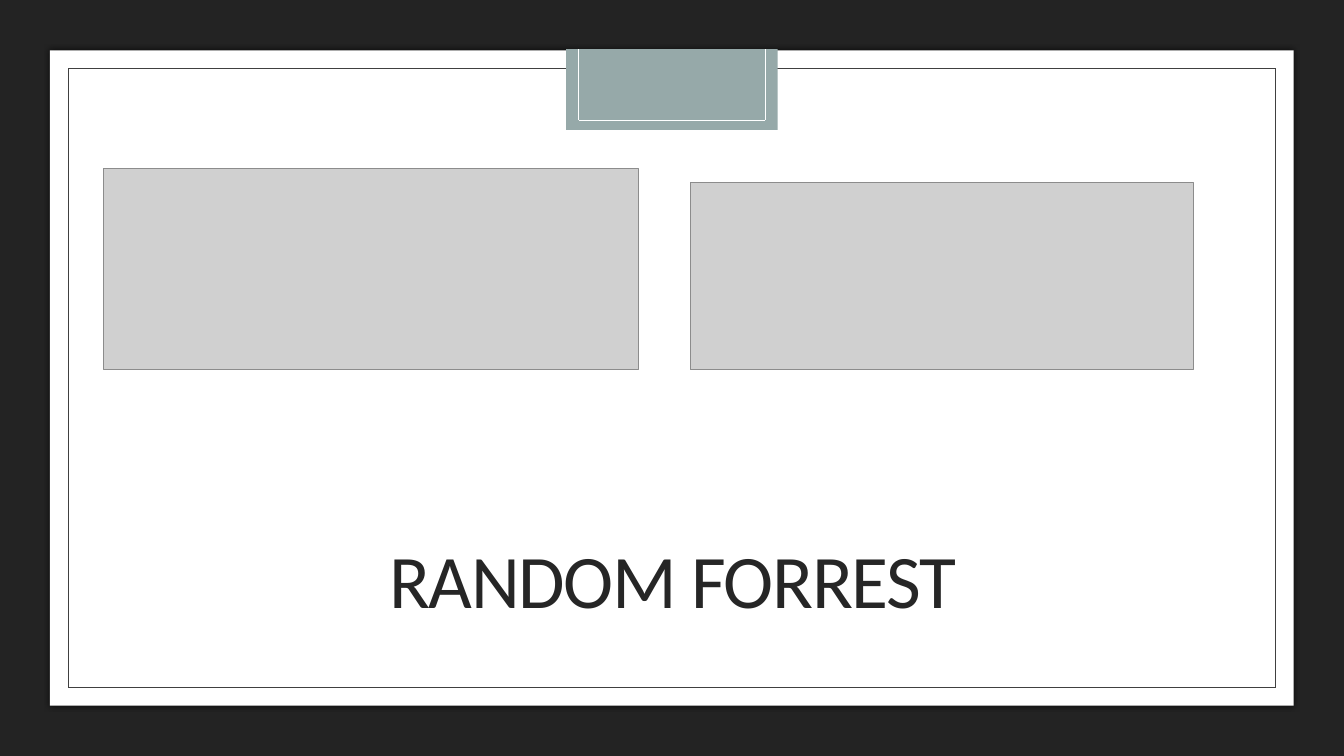
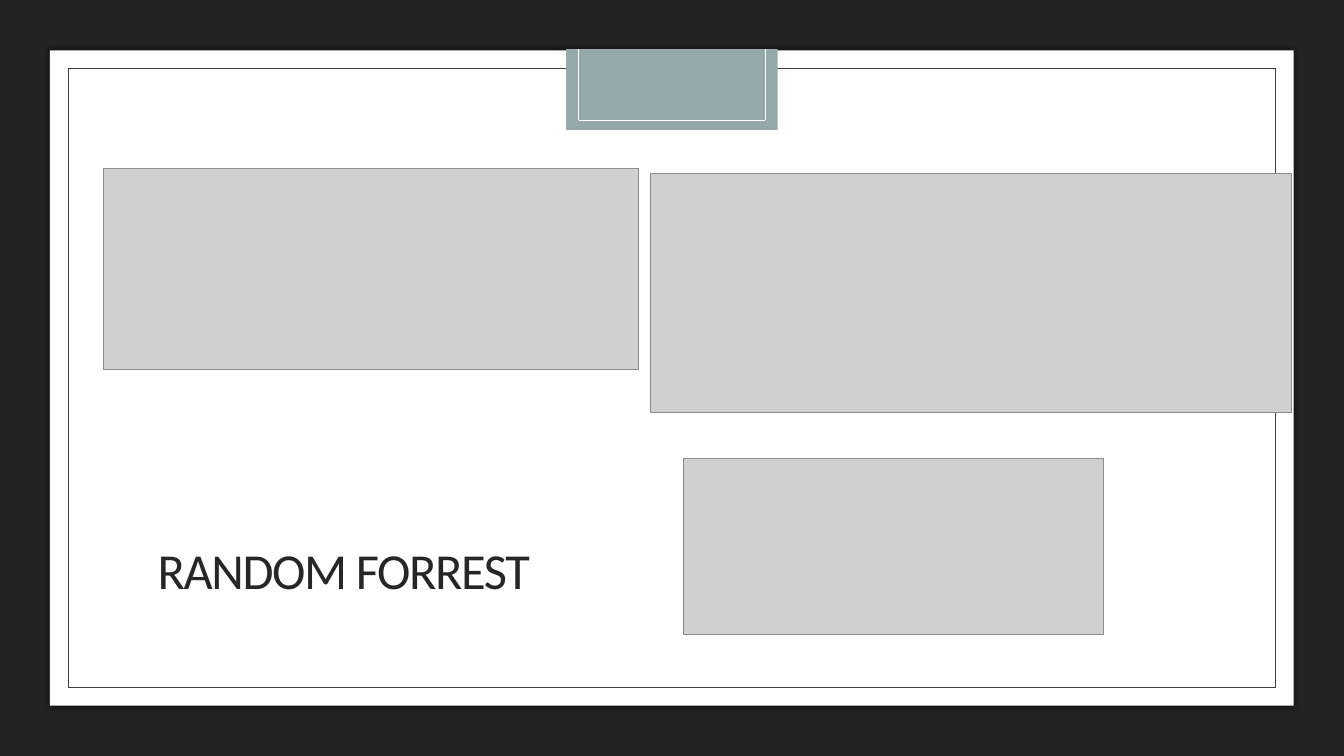
Before and after one commit to nancymathur/Project-3, a slide deck: slide 5 of IMDB Pres.pptx. Drawn at 1344x756 pixels with LibreOffice and Linux fonts; fonts in the diff are those of the drawing; grey boxes stand for pictures. Boxes give left, top, right and bottom in pixels: in the first picture for what was removed or moved away, otherwise in the second. Text is boxed around its words. In the diff, an @@ line names an element or a change of style, - is before the commit and + after.

Commit message:
Presentation

```diff
--- a/IMDB Pres.pptx
+++ b/IMDB Pres.pptx
@@ picture: place and size @@
-picture at (691,182,1194,370)
+picture at (651,173,1293,412)
@@ picture added at (684,459,1104,635) @@
@@ title "RANDOM FORREST" at (158,556,530,590): size 54 to 36 pt @@
```
Also in this commit, not shown: 2 other slides changed, 3 slides added, 1 slide removed, 1 other file.
